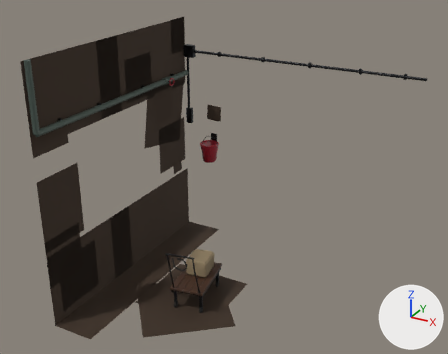
The glTF model game/assets/models/ch3_dress_corridor.glb as it was, and as the next commit left it.
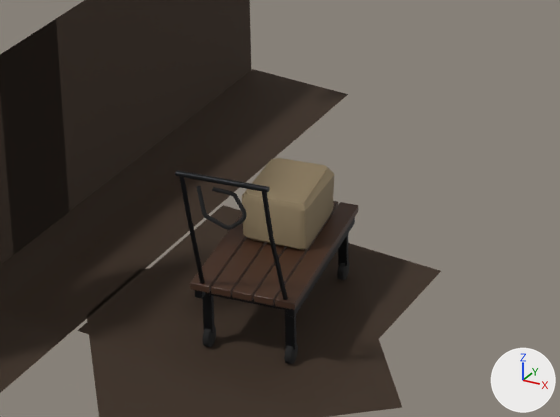
Each version appears first whole from a camera (50 mm lens) standing at (8.8, -2.76, 4.18) and looking at (5.89, 2.54, 1.54), and next in a close-up on the part from 25% to 63% of the width and 57% to 93% of the height. The axes (+X, +Y, +Z) are drawn at lower right. The lights are the same throughout. The last two pictures show the newer version. Vertices at exactly the same position are counted once.

Names of what the first close-up shows: 'ch3_dress_corridor'.
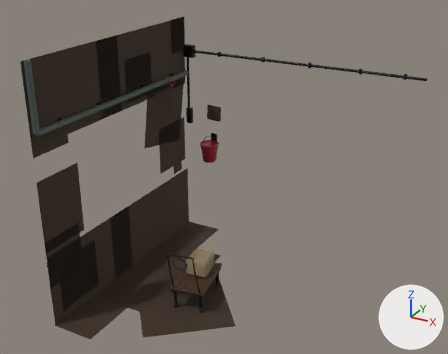
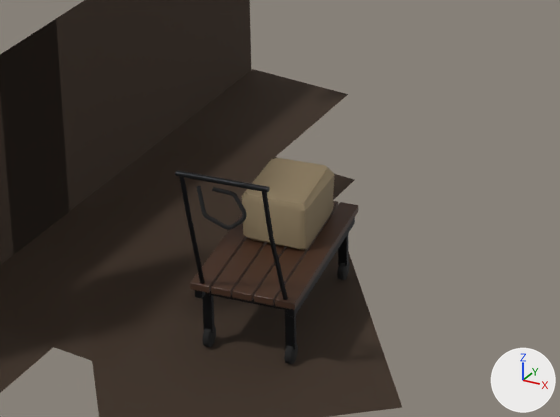
Pixel boxes (x1, y1, x2, y2) of what changed, in the close-ups (560 x 417 px):
'ch3_dress_corridor', reshaped
    before: (0, 0, 441, 417)
    after: (0, 0, 402, 417)
part 1 of me_ch3_dress_corridor, built on
    after: (0, 173, 242, 366)

The change, as a list of edits to the scene's bpy script:
```text
Change me_ch3_dress_corridor:
    used by ob_ch3_dress_corridor; location = (0.0, 0.0, 0.0)
    verts and faces of me_ch3_dress_corridor; kept vertices keep their numbers, new ones are numbered from 1573
    before: 1569 (6.0, 1.97, 0.0) at pixel (311, 412), 1570 (6.0, 2.93, 0.0) at pixel (441, 271), 1571 (5.04, 2.93, 0.0) at pixel (223, 205), 1572 (5.04, 1.97, 0.0) at pixel (77, 330)
    remove me_ch3_dress_corridor.from_pydata(...)  # 1573 vertices, 2764 faces; spans x 4.53..7.58, y 1.21..3.97, z 0.0..2.9
    add me_ch3_dress_corridor.from_pydata(...)  # 1581 vertices, 2768 faces; spans x 4.53..7.58, y 1.21..3.97, z 0.0..2.9
    me_ch3_dress_corridor part 1
    add verts[1569] = (5.4, 2.55, 0.0)  # moved
    add verts[1570] = (5.4, 3.35, 0.0)  # moved, pixel (355, 179)
    add verts[1571] = (4.6, 3.35, 0.0)  # moved, pixel (188, 132)
    add verts[1572] = (4.6, 2.55, 0.0)  # moved, pixel (74, 221)
    add verts[1573] = (4.54, 2.65, 0.0)  # pixel (76, 205)
    add verts[1574] = (4.54, 1.85, 0.0)
    add verts[1575] = (5.25, 1.85, 0.0)  # pixel (106, 365)
    add verts[1576] = (5.25, 2.65, 0.0)
    add verts[1577] = (4.6, 2.27, 0.0)  # pixel (29, 256)
    add verts[1578] = (5.3, 2.27, 0.0)  # pixel (185, 308)
    add verts[1579] = (5.3, 2.97, 0.0)
    add verts[1580] = (4.6, 2.97, 0.0)  # pixel (136, 172)
    add faces += [(1573, 1574, 1575), (1573, 1575, 1576), (1577, 1578, 1579), (1577, 1579, 1580)]  # mat_m_dress_grime (brown #3a2a1c)
```
